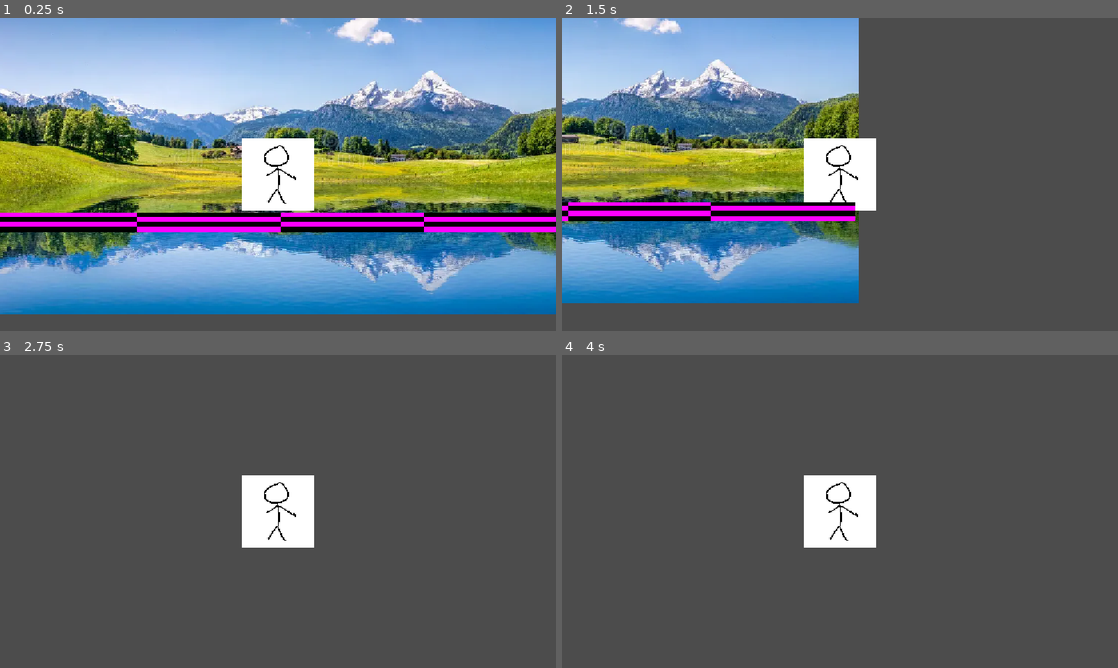
Above: before the commit, frames 1-4 (two rows, left to right).
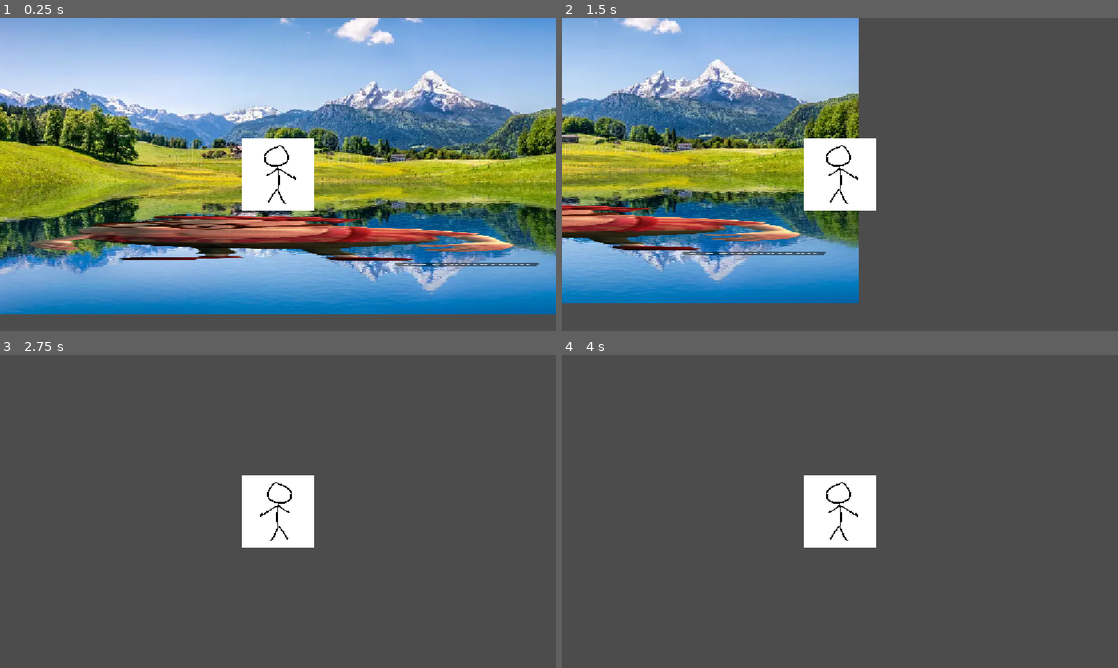
Above: after the commit, the same moments.

Repository: JJJeff2000/Boof-s-Group-Movement-Test
Game: Godot game, scene res://dev_level.tscn
The game is run twice, just before and just after one commit, with the same random seed, the same clock (stepped at 60 frames per second) and the same inputs. The project has no main scene, so this scene is started directly.
Inputs:
- Up to frame 1 (0.25 s): no input
- Up to frame 2 (1.5 s): hold Right (ui_right) from 0.53 s (still down); tap Up (ui_up) at 0.77 s
- Up to frame 3 (2.75 s): tap Up (ui_up) at 1.52 s; release Right (ui_right) at 2.03 s; hold Left (ui_left) from 2.03 s (still down)
- Up to frame 4 (4 s): release Left (ui_left) at 2.78 s; hold Right (ui_right) from 2.78 s (still down); tap Up (ui_up) at 3.02, 3.77 s; tap Enter at 3.5 s

The runs differ from the first frame. In frame 1, 11% of the frame differs, in the area x 0-100%, y 62-80%; in frame 2, 5.8%; in frame 3, 0.3%; in frame 4, nothing differs.

Commit message:
made game playable

Diff:
--- a/dev_level.tscn
+++ b/dev_level.tscn
@@ -2,11 +2,10 @@
 
 [ext_resource type="Texture2D" uid="uid://cou7weoccago2" path="res://art/Screenshot 2026-09-18 164929.png" id="1_if7o0"]
 [ext_resource type="PackedScene" uid="uid://laij4cwcev7h" path="res://player.tscn" id="2_xfdtl"]
+[ext_resource type="Texture2D" uid="uid://b5qhjdnf52ix6" path="res://art/carl_wheezer_png_by_kylewithem_dhwfwhj-pre.png" id="3_xfdtl"]
 
 [sub_resource type="RectangleShape2D" id="RectangleShape2D_yf5fn"]
 size = Vector2(1182, 24)
-
-[sub_resource type="CurveTexture" id="CurveTexture_g4v7s"]
 
 [node name="Dev_Level" type="Node2D" unique_id=1216210560]
 
@@ -28,5 +27,6 @@
 offset_left = -10.0
 offset_top = 480.0
 offset_right = 1180.0
-offset_bottom = 520.0
-texture = SubResource("CurveTexture_g4v7s")
+offset_bottom = 594.0
+texture = ExtResource("3_xfdtl")
+expand_mode = 1
--- a/player.gd
+++ b/player.gd
@@ -26,12 +26,14 @@
 
 func _delta_player_movement():
 	if Input.is_action_pressed("ui_right"):
+		$Sprite2D.flip_h = false
 		velocity.x = Base_Speed
 		if not is_on_floor():
 			pass
 		else:
 			pass
 	elif Input.is_action_pressed("ui_left"):
+		$Sprite2D.flip_h = true
 		velocity.x = -Base_Speed
 		if not is_on_floor():
 			pass
Binary file added: art/carl_wheezer_png_by_kylewithem_dhwfwhj-pre.png
Not shown, added: art/carl_wheezer_png_by_kylewithem_dhwfwhj-pre.png.import
